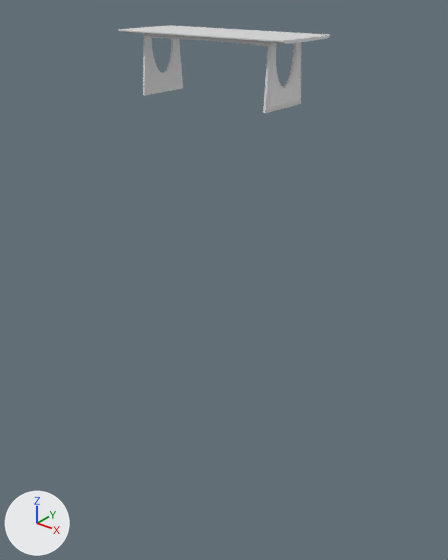
The Blender file models/table3.blend as it was, and as the next commit left it.
Both versions are drawn from a camera (50 mm lens) standing at (5.04, -6.21, 1.08) and looking at (-0.04, 0.15, -2.86). The axes (+X, +Y, +Z) are drawn at lower left. The lights are the same throughout.
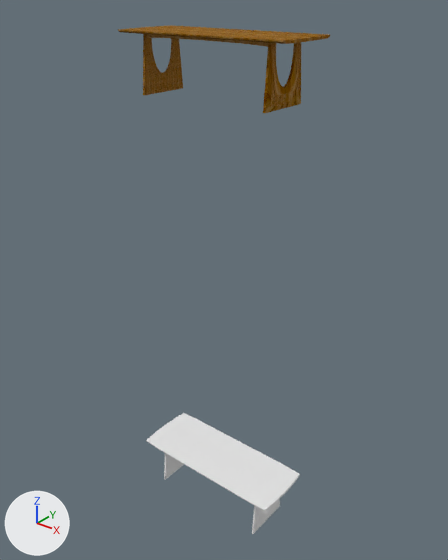
Boxes [x1, y1, x2, y2] around the edits, measured in the pictures (448 x 560 px):
'Cube.002', added
    after: [146, 413, 300, 534]
part 1 of me_cube_001, added (brown)
    after: [143, 34, 183, 95]
part 2 of me_cube_001, built on (brown)
    after: [118, 26, 330, 108]
part 3 of me_cube_001, recoloured (grey to brown)
    before: [118, 26, 330, 113]
    after: [191, 32, 310, 113]

The change in detail:
Picture 'WoodFine0085_2_500.jpg' (img_woodfine0085_2_500_jpg) is new.
Material 'Material.002' (mat_material_002) is new.
Uses the picture img_woodfine0085_2_500_jpg.
me_cube_001 is used by ob_cube_001; location (0.0, 0.0, 0.0).
me_cube_001 had 116 vertices, 114 faces and spanned x 0.0..1.276, y -0.496..0.001, z -0.279..0.508.
me_cube_001 now has 412 vertices, 436 faces and spans x -1.276..1.276, y -0.496..0.496, z -0.279..0.508.
me_cube_001 part 1: a new loose piece of 105 vertices spanning x -0.99..-0.938, y -0.373..0.373, z -0.279..0.48, in mat_material_002.
Part 2, on me_cube_001:
50 faces are deleted.
72 vertices are added at x -1.267..1.267, y -0.481..0.481, z -0.279..0.508.
14 new vertices lie (-0.638, 0.0, 0.0) away from vertices in x 0.0, y -0.496..0.0, z 0.473..0.508.
14 new vertices lie (-0.319, 0.0, 0.0) away from vertices in x -0.638, y -0.496..0.0, z 0.473..0.508.
10 new vertices lie (0.0, 0.25, 0.0) away from vertices in x -0.957..0.957, y 0.0, z 0.473..0.508.
8 new vertices lie (0.0, 0.031, 0.0) away from vertices in x -0.957..0.957, y 0.25, z 0.473..0.508.
8 new vertices lie (0.0, 0.031, 0.0) away from vertices in x -0.957..0.957, y 0.281, z 0.473..0.508.
8 new vertices lie (0.0, 0.063, 0.0) away from vertices in x -0.957..0.957, y 0.312, z 0.473..0.508.
8 new vertices lie (0.0, 0.063, 0.0) away from vertices in x -0.957..0.957, y 0.375, z 0.473..0.508.
6 new vertices lie (0.0, 0.0, -0.06) away from vertices in x -0.957..0.957, y -0.281..0.281, z 0.473.
6 new vertices lie (-0.319, 0.0, 0.0) away from vertices in x -0.957..0.957, y 0.0..0.438, z 0.473..0.508.
5 new vertices lie (0.0, 0.0, -0.046) away from vertices in x -0.638..0.638, y -0.281..0.281, z 0.473.
5 new vertices lie (0.0, 0.058, 0.0) away from vertices in x -0.957..0.957, y 0.438, z 0.508.
5 new vertices lie (0.0, 0.0, -0.014) away from vertices in x -0.957..0.957, y 0.496, z 0.508.
17 new vertices lie (0.032, 0.0, 0.0) away from vertices in x 0.938, y -0.001..0.373, z -0.279..0.48.
5 new vertices lie (0.0, 0.0, 0.035) away from vertices in x 1.25..1.267, y 0.25..0.438, z 0.473.
264 new faces join them.
me_cube_001 part 3: 114 faces spanning x 0.0..1.276, y -0.496..0.001, z -0.279..0.508 switch from mat_material (white #e7e7e7) to mat_material_002.
Mesh me_cube_002 is new.
It has 116 vertices, 114 faces and spans x 0.0..1.276, y -0.496..0.001, z -0.279..0.508.
It uses material mat_material (white #e7e7e7).
Object 'Cube.001' (ob_cube_001) loses its MIRROR modifier named 'Mirror'.
Modifier setting removed (it was use_axis = (True, True, False)).
Object 'Cube.002' (ob_cube_002) is new; it shows me_cube_002.
Its location is (0.0, 0.0, -6.55).
It gains a MIRROR modifier named 'Mirror'.
Modifier setting: use_axis = (True, True, False).
